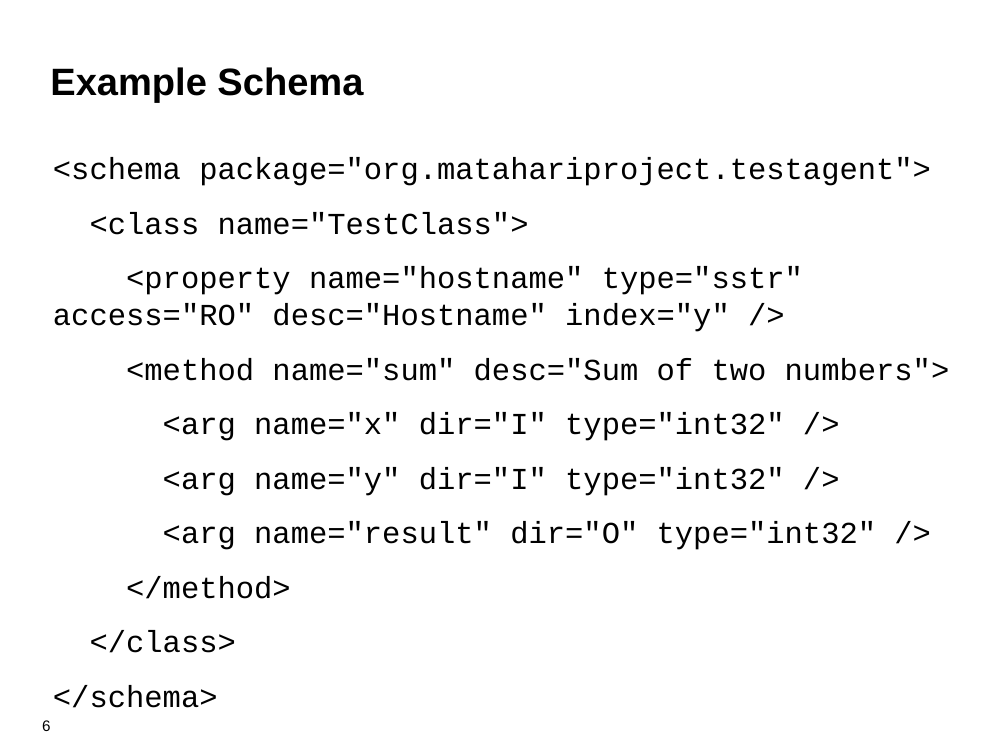
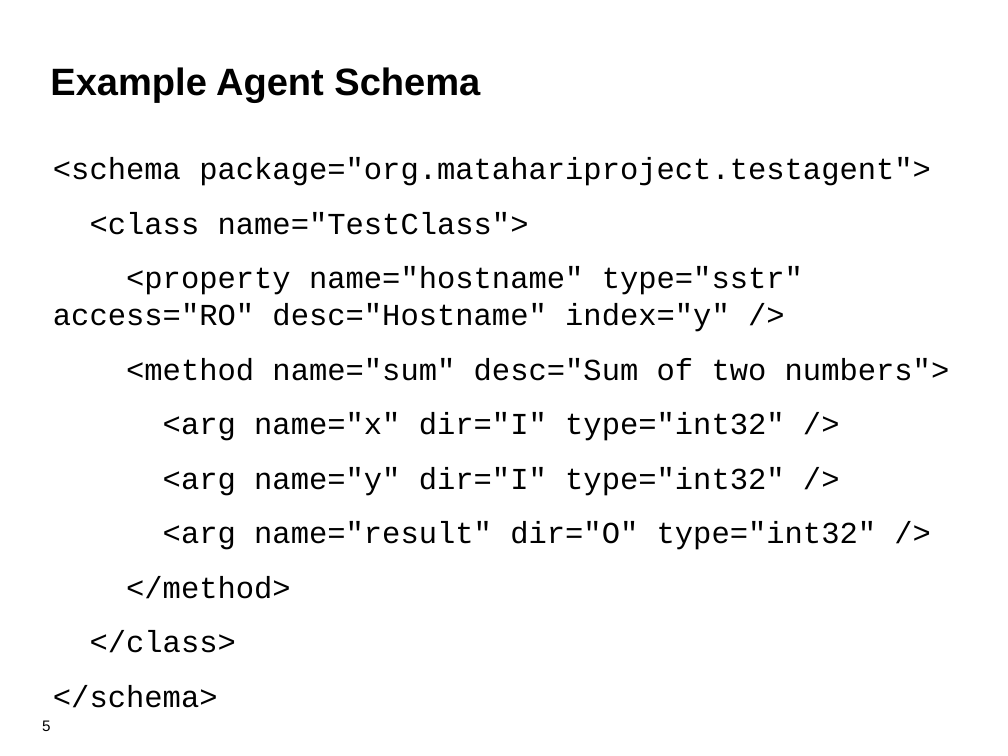
Before and after one commit to zaneb/presentations, a slide deck: slide 5 of matahari-fosdem2012.odp (slide 6 before the commit). Drawn at 1008x756 pixels with LibreOffice and Linux fonts; fonts in the diff are those of the drawing. Boxes give left, top, right and bottom in pixels: in the first picture for what was removed or moved away, otherwise in the second. Text is boxed around its words. In the diff, an @@ line names an element or a change of style, - is before the commit and + after.

```diff
--- a/matahari-fosdem2012.odp
+++ b/matahari-fosdem2012.odp
@@ title at [50,67,480,103]: text changed @@
-Example Schema
+Example Agent Schema
```
Also in this commit, not shown: 1 other slide changed.
